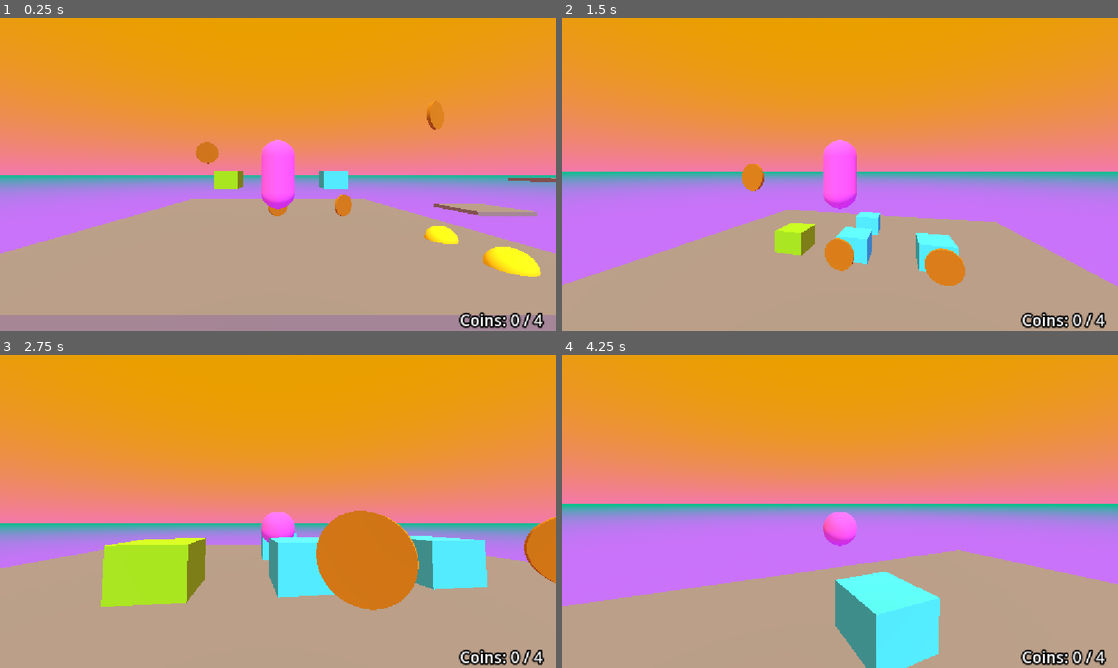
Above: before the commit, frames 1-4 (two rows, left to right).
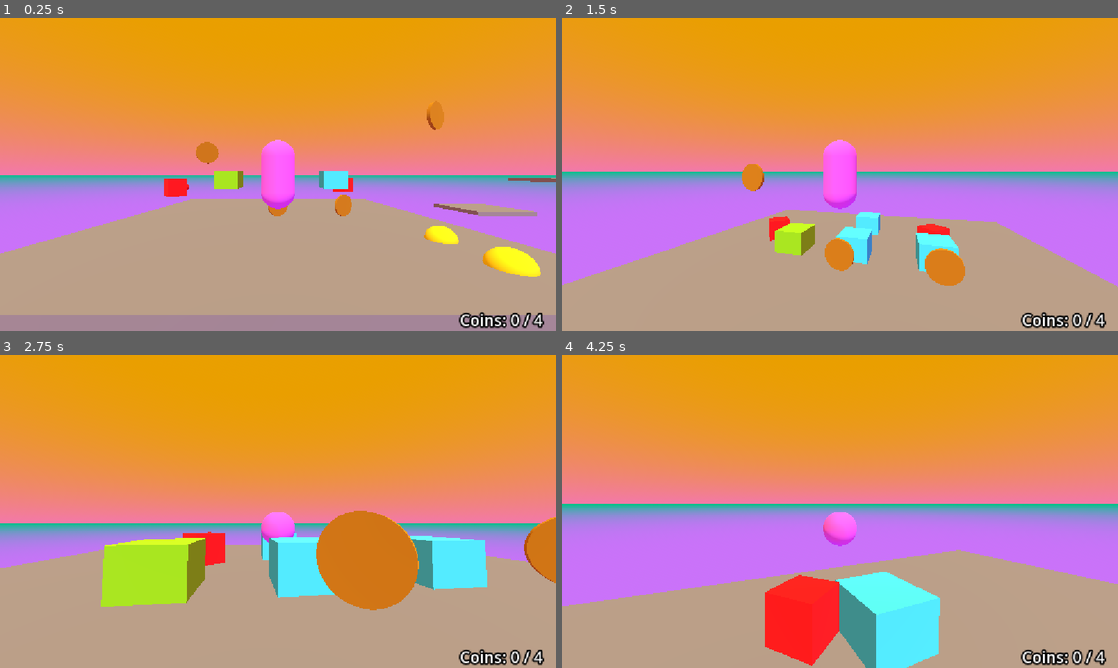
Above: after the commit, the same moments.

Repository: 17Dodecahedrons/Spieleentwicklungskurs
Game: Godot game, scene res://szenen/level_1.tscn
The game is run twice, just before and just after one commit, with the same random seed, the same clock (stepped at 60 frames per second) and the same inputs.
Inputs (mouse positions are in pixels of both pictures, inside the frame that each line leads up to):
- Up to frame 1 (0.25 s): no input
- Up to frame 2 (1.5 s): move the mouse to (867, 174) at 0.52 s; hold Ctrl (crouch) 0.53-1.28 s; hold W (forward) from 0.53 s (still down); tap Space (jump) at 0.77 s; move the mouse to (812, 174) at 1.27 s; tap Shift (sprint) at 1.35 s
- Up to frame 3 (2.75 s): keep holding W (forward); tap Space (jump) at 1.52 s; move the mouse to (289, 505) at 2.02 s; hold Ctrl (crouch) from 2.03 s (still down)
- Up to frame 4 (4.25 s): keep holding W (forward); move the mouse to (834, 517) at 2.77 s; release Ctrl (crouch) at 2.78 s; tap Shift (sprint) at 2.85 s; tap Space (jump) at 3.02, 3.77 s; move the mouse to (878, 514) at 3.52 s; hold Ctrl (crouch) from 3.53 s (still down)

The runs differ from the first frame. In frame 1, 0.3% of the frame differs, in the area x 29-64%, y 51-58%; in frame 2, 0.3%; in frame 3, 0.4%; in frame 4, 3.1%, in the area x 36-50%, y 70-100%.

Commit message:
enemy movement

Diff:
--- /dev/null
+++ b/skripte/gegner.gd
@@ -0,0 +1,38 @@
+extends CharacterBody3D
+
+const SPEED = 2.0
+@onready var floor_detection = $RayCast3D
+# Variablen um Gehen und Umdrehen zu kontrollieren
+var keep_moving = true
+var still_turning = false
+
+func _physics_process(delta: float) -> void:
+	# Schwerkraft
+	var gravity = Vector3(0, -9.8, 0)
+	if not is_on_floor():
+		velocity += gravity * delta
+
+	# Bewegung
+	if keep_moving and is_on_floor():
+		# Basiswechsel
+		velocity = -global_transform.basis.z * SPEED
+		# Überprüfe ob ein Abgrund vor uns ist
+		if not floor_detection.is_colliding():
+			keep_moving = false
+	elif is_on_floor():
+		# Nicht bewegen
+		velocity.x = 0
+		velocity.z = 0
+		# Beginne umdrehen
+		if not still_turning:
+			still_turning = true
+			# Drehe dich um
+			var target_rotation = wrapf(rotation.y + PI, -PI, PI)
+			# Dreh Animation per Tween
+			var tween = create_tween()
+			tween.tween_property(self, "rotation:y", target_rotation, 1.5)
+			await tween.finished
+			still_turning = false # Umdrehen ist fertig
+			keep_moving = true # Wir können uns wieder bewegen
+
+	move_and_slide()
--- /dev/null
+++ b/szenen/gegner_1.tscn
@@ -0,0 +1,40 @@
+[gd_scene format=3 uid="uid://1k3ho71ecmar"]
+
+[ext_resource type="Script" uid="uid://cqtfjtafgy3ta" path="res://skripte/gegner.gd" id="1_rqac0"]
+
+[sub_resource type="StandardMaterial3D" id="StandardMaterial3D_yf5fn"]
+albedo_color = Color(1, 0, 0, 1)
+
+[sub_resource type="BoxMesh" id="BoxMesh_g4v7s"]
+material = SubResource("StandardMaterial3D_yf5fn")
+
+[sub_resource type="BoxShape3D" id="BoxShape3D_qnnbo"]
+
+[sub_resource type="StandardMaterial3D" id="StandardMaterial3D_57qmd"]
+albedo_color = Color(1, 0, 0, 1)
+
+[sub_resource type="CylinderMesh" id="CylinderMesh_g4v7s"]
+material = SubResource("StandardMaterial3D_57qmd")
+top_radius = 0.1
+bottom_radius = 0.3
+height = 0.3
+
+[node name="Gegner1" type="Node3D" unique_id=288702134]
+
+[node name="CharacterBody3D" type="CharacterBody3D" parent="." unique_id=1359034901]
+collision_layer = 8
+collision_mask = 15
+script = ExtResource("1_rqac0")
+
+[node name="MeshInstance3D" type="MeshInstance3D" parent="CharacterBody3D" unique_id=1486138364]
+mesh = SubResource("BoxMesh_g4v7s")
+
+[node name="CollisionShape3D" type="CollisionShape3D" parent="CharacterBody3D" unique_id=532475817]
+shape = SubResource("BoxShape3D_qnnbo")
+
+[node name="Nase" type="MeshInstance3D" parent="CharacterBody3D" unique_id=2025242515]
+transform = Transform3D(1, 0, 0, 0, -4.371139e-08, 1, 0, -1, -4.371139e-08, 0, 0, -0.63151693)
+mesh = SubResource("CylinderMesh_g4v7s")
+
+[node name="RayCast3D" type="RayCast3D" parent="CharacterBody3D" unique_id=944999334]
+transform = Transform3D(1, 0, 0, 0, 1, 0, 0, 0, 1, 0, 0, -0.7677671)
--- a/szenen/level_1.tscn
+++ b/szenen/level_1.tscn
@@ -7,6 +7,7 @@
 [ext_resource type="Script" uid="uid://ckscgudqvvopu" path="res://skripte/death_barrier.gd" id="5_0xjei"]
 [ext_resource type="PackedScene" uid="uid://y001bph1a2t2" path="res://szenen/coin_1.tscn" id="6_rdh1c"]
 [ext_resource type="PackedScene" uid="uid://ta3jyhtnsmbe" path="res://szenen/plattform1.tscn" id="7_qtk5y"]
+[ext_resource type="PackedScene" uid="uid://1k3ho71ecmar" path="res://szenen/gegner_1.tscn" id="8_axrqy"]
 
 [sub_resource type="BoxMesh" id="BoxMesh_g4v7s"]
 size = Vector3(17, 0.5, 17)
@@ -118,4 +119,12 @@
 [node name="JumpBubble2" parent="JumpBubbles" unique_id=905459363 instance=ExtResource("3_041cm")]
 transform = Transform3D(1, 0, 0, 0, 1, 0, 0, 0, 1, 6.0542703, 0.25924516, 6.6846967)
 
+[node name="Gegner" type="Node3D" parent="." unique_id=1858311780]
+
+[node name="Gegner1" parent="Gegner" unique_id=288702134 instance=ExtResource("8_axrqy")]
+transform = Transform3D(0.63960636, 0, -0.7687026, 0, 1, 0, 0.7687026, 0, 0.63960636, -6.064536, 2.2393608, 0)
+
+[node name="Gegner2" parent="Gegner" unique_id=51566157 instance=ExtResource("8_axrqy")]
+transform = Transform3D(-0.6664375, 0, 0.74556094, 0, 1, 0, -0.74556094, 0, -0.6664375, 4.799965, 2.2393608, -3.0824366)
+
 [editable path="Boxen/Box2"]
--- a/szenen/steve.tscn
+++ b/szenen/steve.tscn
@@ -15,7 +15,7 @@
 
 [node name="CharacterBody3D" type="CharacterBody3D" parent="." unique_id=1951759438 groups=["player"]]
 collision_layer = 4
-collision_mask = 3
+collision_mask = 11
 script = ExtResource("1_t8r63")
 
 [node name="MeshInstance3D" type="MeshInstance3D" parent="CharacterBody3D" unique_id=2027837737]
Not shown, added: skripte/gegner.gd.uid
